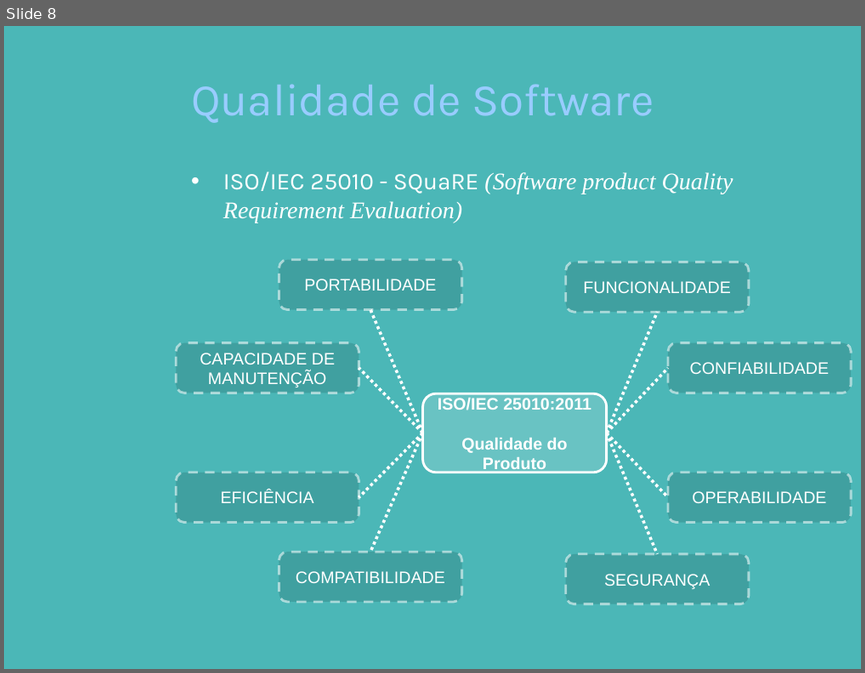
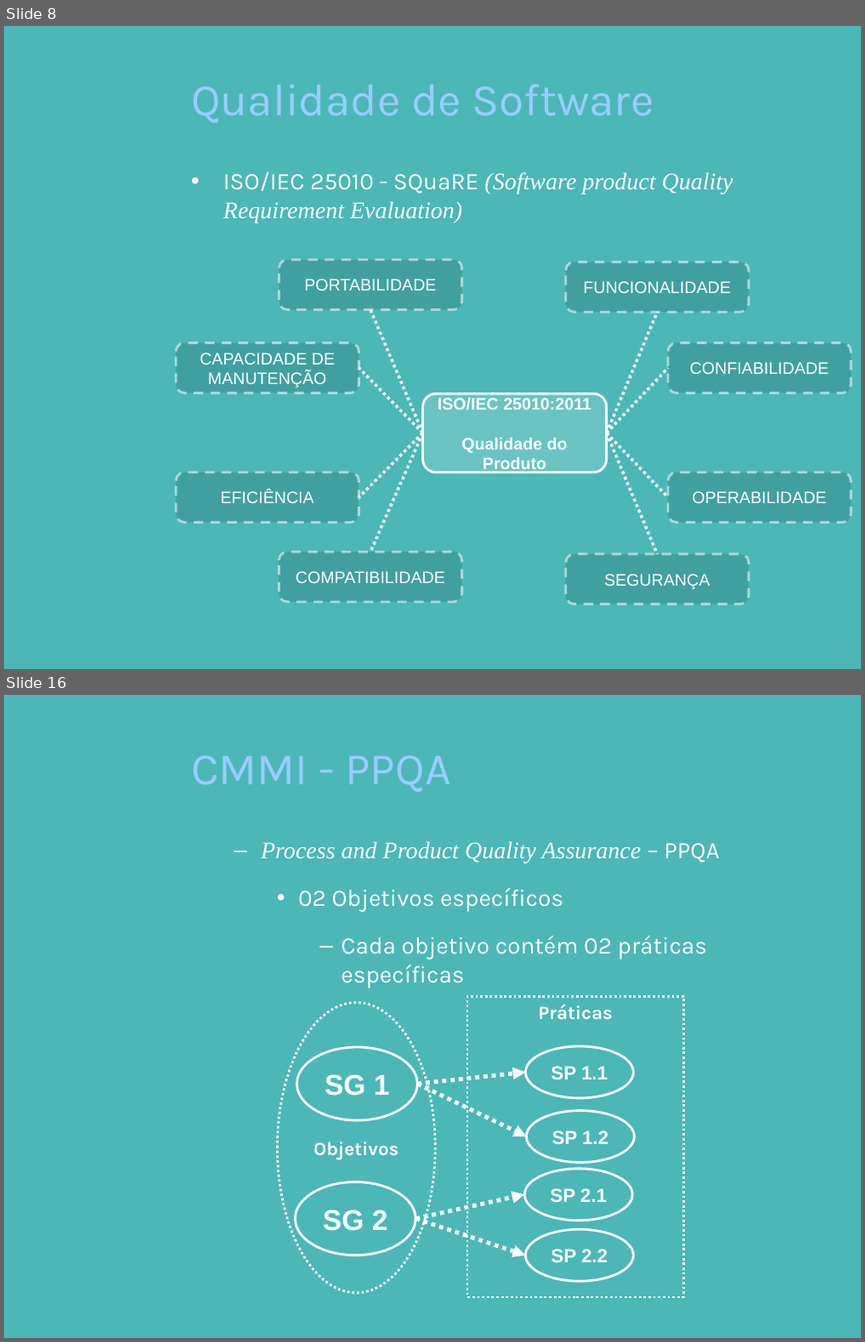
Before and after one commit to pddnew/monografia, a slide deck: presentation/presentation_1.0.0.pptx. Shown one above the other, each under a label of ours: slide 8 before the commit, slides 8 and 16 after it; the slides between them are not shown. The pictures are 865x673 and 865x1342 pixels, drawn with LibreOffice and Linux fonts; fonts in the diff are those of the drawing; background and template pictures are left out. Boxes give left, top, right and bottom in pixels: in the first picture for what was removed or moved away, otherwise in the second. Text is boxed around its words. In the diff, an @@ line names an element or a change of style, - is before the commit and + after.

```diff
--- a/presentation/presentation_1.0.0.pptx
+++ b/presentation/presentation_1.0.0.pptx
@@ slide 16 added at [4,695,861,1338], background picture (left out) @@
@@ title added at [191,755,451,792], 38 pt, text #99CCFF @@
+CMMI - PPQA
@@ text added at [261,841,719,988], 20 pt, text #FFFFFF @@
+  – Process and Product Quality Assurance – PPQA
+    • 02 Objetivos específicos
+      – Cada objetivo contém 02 práticas específicas
@@ group added at [278,996,683,1297]: 7 ellipses, 4 arrows, 1 rectangle @@
+Objetivos
+SG 1
+SG 2
+SP 1.2
+SP 1.1
+SP 2.2
+SP 2.1
+Práticas
```
Also in this commit, not shown: 2 slides changed, 9 other slides added, 8 slides removed.
